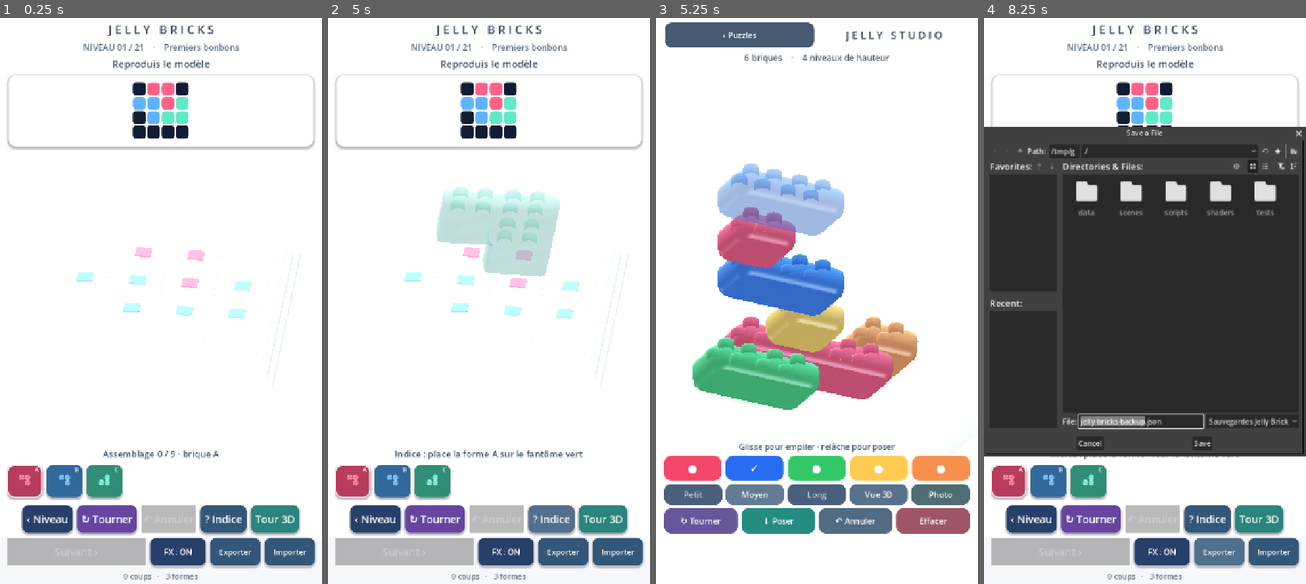
Above: before the commit, frames 1-4 (left to right).
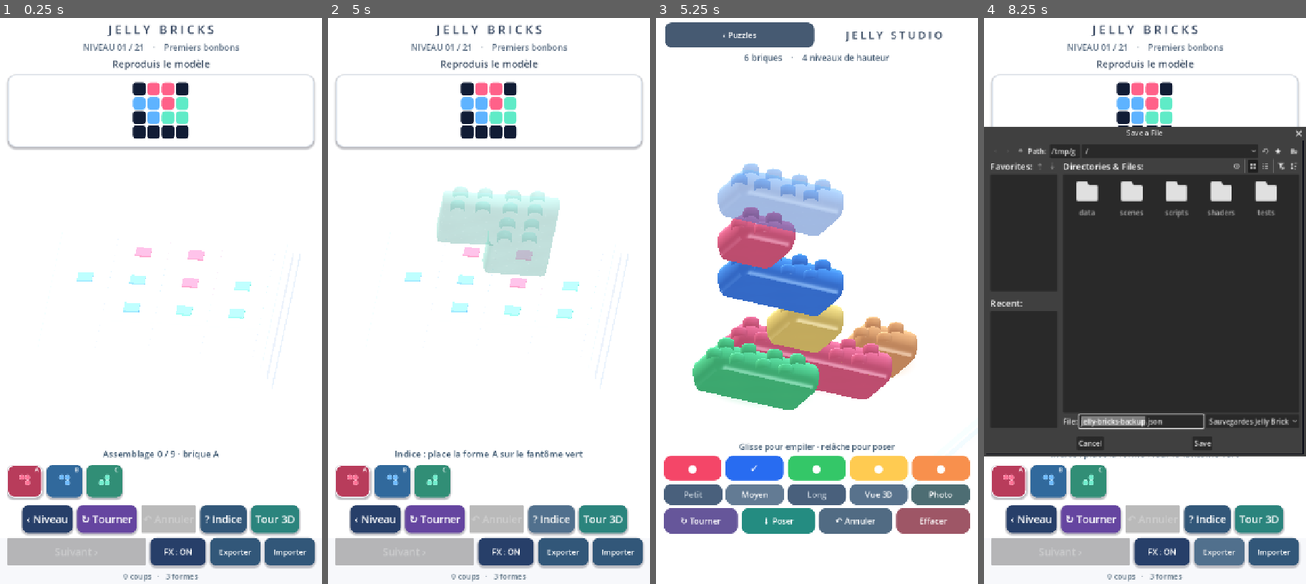
Above: after the commit, the same moments.

Repository: dbrckk/Jelly-bricks
Game: Godot game, scene res://scenes/main.tscn
Two runs of this game, one before a commit and one after it. Both use one fixed random seed, a clock stepped at 60 frames per second and the inputs below.
Inputs (mouse positions are in pixels of both pictures, inside the frame that each line leads up to):
- Up to frame 1 (0.25 s): no input
- Up to frame 2 (5 s): click (353, 482) at 0.52 s; click (392, 482) at 1.27 s; click (431, 482) at 2.02 s; click "‹ Niveau" at 2.75 s; click "↻ Tourner" at 3.5 s; click "? Indice" at 4.25 s
- Up to frame 3 (5.25 s): click "Tour 3D" at 5 s
- Up to frame 4 (8.25 s): click "‹ Puzzles" at 5.75 s; click "FX : ON" at 6.5 s; click "FX : OFF" at 7.25 s; click "Exporter" at 8 s

Frames 1-2 are identical in both runs. In frame 3, 0.3% of the frame differs, in the area x 11-82%, y 26-70%; in frame 4, 0.8%, in the area x 1-98%, y 22-76%.

Commit message:
render(native): reshape Jelly Studio bricks from inflated capsules into crisp soft-bevel molded blocks

Diff:
--- a/native-godot/scripts/gel_mesh.gd
+++ b/native-godot/scripts/gel_mesh.gd
@@ -190,7 +190,10 @@
 ## puzzle polyominoes. A rounded rectangle replaces square per-cell tops:
 ## real convex 3D corner fillets continue through every bevel ring.
 ## Single indexed mesh, shared by every matching orientation/length.
-const STUDIO_CORNER_RADIUS := 0.175
+# The reference has softly beveled building bricks, not ballooned soap
+# capsules. Keep the puzzles' independent ring profile entirely unchanged.
+const STUDIO_CORNER_RADIUS := 0.130
+const STUDIO_RING_OFFSETS := [0.0, 0.025, 0.055, 0.080, 0.076, 0.044, 0.0]
 const STUDIO_CORNER_STEPS := 7
 
 static func build_studio(cell_count: int, turns: int) -> ArrayMesh:
@@ -209,7 +212,9 @@
     for band in range(RING_HEIGHTS.size()):
         var ring: Array[Vector3] = []
         var ring_normals: Array[Vector3] = []
-        var r: float = radius + RING_OFFSETS[band]
+        # Shallower studio bulge: broad flat faces and round but crisp
+        # bevels match soft toy bricks rather than inflated capsules.
+        var r: float = radius + STUDIO_RING_OFFSETS[band]
         var vertical: float = RING_VERTICALS[band]
         var horizontal: float = sqrt(maxf(0.0, 1.0 - vertical * vertical))
         for corner in range(4):
